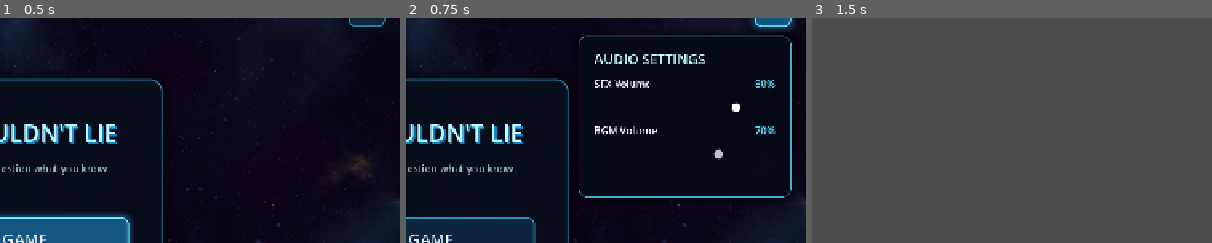
Above: before the commit, frames 1-3 (left to right).
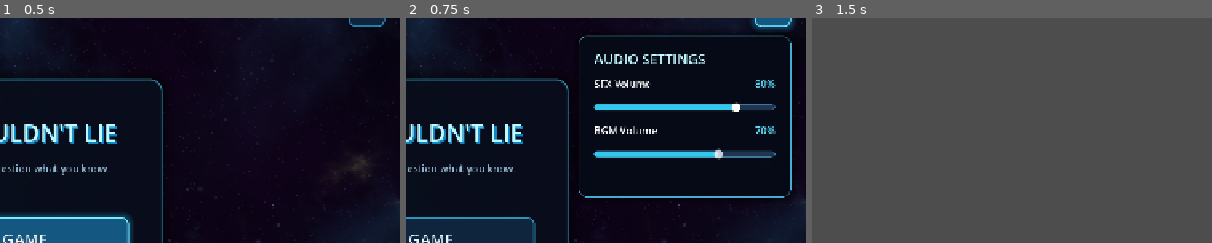
Above: after the commit, the same moments.

Repository: rawmeal1026/Eyes-Shouldn-t-Lie
Game: Godot game, scene res://scenes/main_menu.tscn
The game is run twice, just before and just after one commit, with the same random seed, the same clock (stepped at 60 frames per second) and the same inputs.
Inputs:
- Up to frame 1 (0.5 s): no input
- Up to frame 2 (0.75 s): click "⚙" at 0.5 s
- Up to frame 3 (1.5 s): click "START GAME" at 1.25 s
The pictures show only the part of the screen within x 50-100%, y 9-59%; the shares and areas given below are measured in that part.

Frame 1 is identical in both runs. In frame 2, 2.7% of the frame differs, in the area x 46-93%, y 38-63%; in frame 3, nothing differs.

Commit message:
fixed the volume slider,simplemented the UI click SFX

Diff:
--- /dev/null
+++ b/components/ui_button_sfx.tscn
@@ -0,0 +1,12 @@
+[gd_scene load_steps=3 format=3]
+
+[ext_resource type="Script" path="res://scripts/ui_button_sfx.gd" id="1_script"]
+[ext_resource type="AudioStream" path="res://assets/sfx/ui_click.ogg" id="2_click"]
+
+[node name="UIButtonSFX" type="Node"]
+script = ExtResource("1_script")
+
+[node name="AudioStreamPlayer" type="AudioStreamPlayer" parent="."]
+stream = ExtResource("2_click")
+bus = &"SFX"
+max_polyphony = 4
--- a/scenes/main_menu.tscn
+++ b/scenes/main_menu.tscn
@@ -1,7 +1,8 @@
-[gd_scene load_steps=10 format=3]
+[gd_scene load_steps=11 format=3]
 
 [ext_resource type="Script" path="res://scripts/main_menu.gd" id="1_script"]
 [ext_resource type="Texture2D" path="res://assets/environments/Blue Nebula/Blue_Nebula_06-512x512.png" id="2_background"]
+[ext_resource type="PackedScene" path="res://components/ui_button_sfx.tscn" id="3_button_sfx"]
 
 [sub_resource type="StyleBoxFlat" id="StylePanel"]
 bg_color = Color(0.035, 0.055, 0.11, 0.94)
@@ -70,13 +71,22 @@
 shadow_size = 12
 
 [sub_resource type="StyleBoxFlat" id="StyleSlider"]
-bg_color = Color(0.1, 0.15, 0.23, 1)
+content_margin_top = 5.0
+content_margin_bottom = 5.0
+bg_color = Color(0.12, 0.21, 0.31, 1)
+border_width_left = 1
+border_width_top = 1
+border_width_right = 1
+border_width_bottom = 1
+border_color = Color(0.25, 0.47, 0.61, 1)
 corner_radius_top_left = 5
 corner_radius_top_right = 5
 corner_radius_bottom_right = 5
 corner_radius_bottom_left = 5
 
 [sub_resource type="StyleBoxFlat" id="StyleSliderFill"]
+content_margin_top = 5.0
+content_margin_bottom = 5.0
 bg_color = Color(0.2, 0.78, 0.92, 1)
 corner_radius_top_left = 5
 corner_radius_top_right = 5
@@ -285,6 +295,12 @@
 theme_override_styles/grabber_area = SubResource("StyleSliderFill")
 theme_override_styles/grabber_area_highlight = SubResource("StyleSliderFill")
 
+[node name="StartButtonSFX" parent="." node_paths=PackedStringArray("button") instance=ExtResource("3_button_sfx")]
+button = NodePath("../MenuCenter/MenuPanel/Margin/Content/StartButton")
+
+[node name="SettingsButtonSFX" parent="." node_paths=PackedStringArray("button") instance=ExtResource("3_button_sfx")]
+button = NodePath("../SettingsButton")
+
 [connection signal="pressed" from="MenuCenter/MenuPanel/Margin/Content/StartButton" to="." method="_on_start_pressed"]
 [connection signal="pressed" from="SettingsButton" to="." method="_on_settings_pressed"]
 [connection signal="value_changed" from="SettingsPanel/Margin/Settings/SFXSlider" to="." method="_on_sfx_volume_changed"]
--- a/scripts/main_menu.gd
+++ b/scripts/main_menu.gd
@@ -31,6 +31,8 @@
 
 
 func _on_start_pressed() -> void:
+    # Give the click sound a brief moment to start before this scene is freed.
+    await get_tree().create_timer(0.08).timeout
     var error := get_tree().change_scene_to_file(GAME_SCENE)
     if error != OK:
         push_error("Could not open game scene: %s" % error_string(error))
--- /dev/null
+++ b/scripts/ui_button_sfx.gd
@@ -0,0 +1,43 @@
+@tool
+extends Node
+
+## Reusable UI click-sound component. Assign any BaseButton in the inspector.
+@export var button: BaseButton
+@export_range(0.1, 2.0, 0.01) var minimum_pitch := 0.8
+@export_range(0.1, 2.0, 0.01) var maximum_pitch := 1.2
+
+@onready var audio_player: AudioStreamPlayer = $AudioStreamPlayer
+
+
+func _ready() -> void:
+    if Engine.is_editor_hint():
+        update_configuration_warnings()
+        return
+    if not is_instance_valid(button):
+        push_warning("UIButtonSFX requires a button assignment.")
+        return
+    if not button.pressed.is_connected(play_click):
+        button.pressed.connect(play_click)
+
+
+func _exit_tree() -> void:
+    if is_instance_valid(button) and button.pressed.is_connected(play_click):
+        button.pressed.disconnect(play_click)
+
+
+func play_click() -> void:
+    if not is_instance_valid(audio_player) or audio_player.stream == null:
+        return
+    var low_pitch := minf(minimum_pitch, maximum_pitch)
+    var high_pitch := maxf(minimum_pitch, maximum_pitch)
+    audio_player.pitch_scale = randf_range(low_pitch, high_pitch)
+    audio_player.play()
+
+
+func _get_configuration_warnings() -> PackedStringArray:
+    var warnings := PackedStringArray()
+    if not is_instance_valid(button):
+        warnings.append("Assign a BaseButton to the button property.")
+    if minimum_pitch > maximum_pitch:
+        warnings.append("Minimum pitch is above maximum pitch; runtime will swap them.")
+    return warnings
Not shown, added: assets/sfx/LICENSE-KENNEY-CC0.txt
Not shown, added: assets/sfx/ui_click.ogg.import
Not shown, added: scripts/ui_button_sfx.gd.uid
Binary file added: 《Spiral》Wei Jian chan.jpg
Not shown, added: 《Spiral》Wei Jian chan.jpg.import
Not shown, added: assets/sfx/SOURCE.md
Not shown, added: assets/sfx/ui_click.ogg
